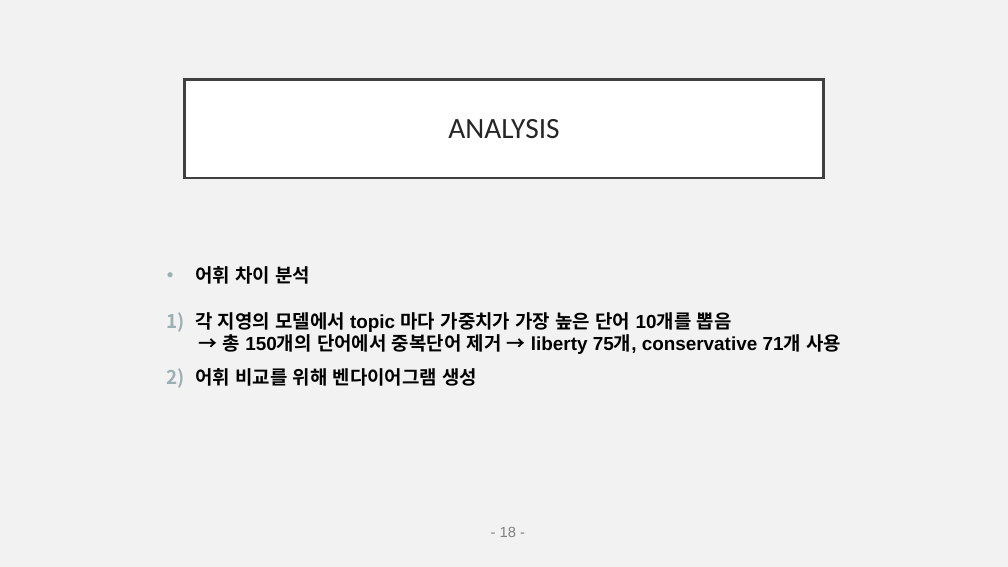
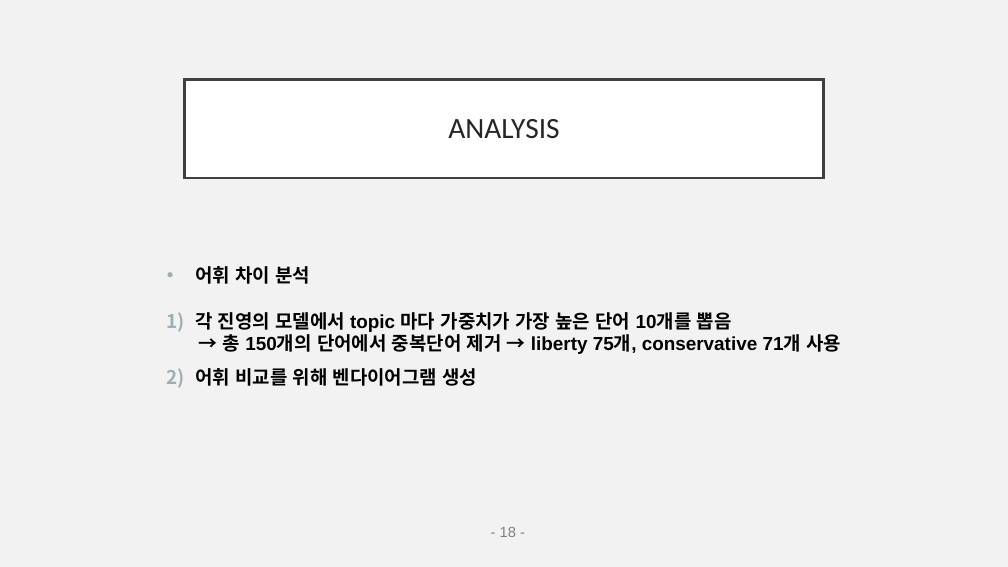
Before and after one commit to EJLEE5826/American_News_Topic_Modeling-using_LDA, a slide deck: slide 19 of final_pptNLP.pptx. Drawn at 1008x567 pixels with LibreOffice and Linux fonts; fonts in the diff are those of the drawing. Boxes give left, top, right and bottom in pixels: in the first picture for what was removed or moved away, otherwise in the second. Text is boxed around its words. In the diff, an @@ line names an element or a change of style, - is before the commit and + after.

```diff
--- a/final_pptNLP.pptx
+++ b/final_pptNLP.pptx
@@ text at (195, 312, 732, 332): text changed @@
-1) 각 지영의 모델에서 topic 마다 가중치가 가장 높은 단어 10개를 뽑음
+1) 각 진영의 모델에서 topic 마다 가중치가 가장 높은 단어 10개를 뽑음
```
Also in this commit, not shown: 17 other slides changed, 1 slide added, 1 other file.
